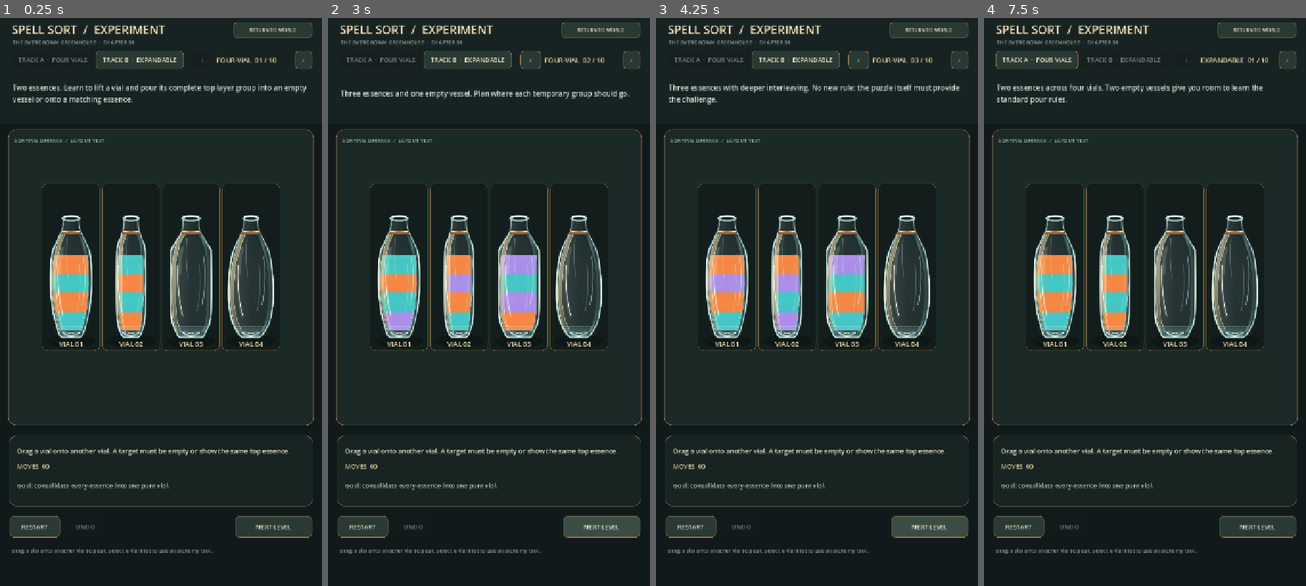
Above: before the commit, frames 1-4 (left to right).
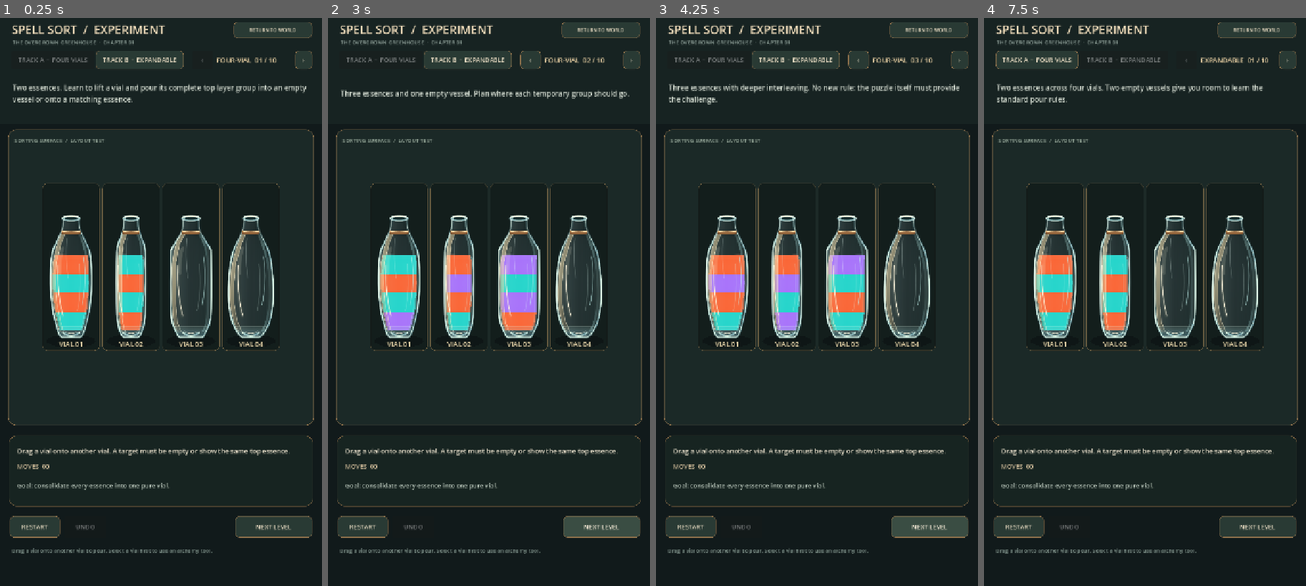
Above: after the commit, the same moments.

Repository: Kryodo/spell-sort-game
Game: Godot game, scene res://scenes/sorting_direction_prototype.tscn
Two runs of this game, one before a commit and one after it. Both use one fixed random seed, a clock stepped at 60 frames per second and the inputs below. This scene is started directly instead of the project's main scene.
Inputs:
- Up to frame 1 (0.25 s): no input
- Up to frame 2 (3 s): click "RESTART" at 0.5 s; click "RESTART" at 1.25 s; click "RESTART" at 2 s; click "NEXT LEVEL" at 2.75 s
- Up to frame 3 (4.25 s): click "NEXT LEVEL" at 3.5 s
- Up to frame 4 (7.5 s): click "TRACK B · EXPANDABLE" at 4.25 s; click "TRACK A · FOUR VIALS" at 5 s; click "›" at 5.75 s; click "‹" at 6.5 s; click "TRACK B · EXPANDABLE" at 7.25 s

The runs differ from the first frame. In frame 1, 1.7% of the frame differs, in the area x 17-44%, y 41-55%; in frame 2, 2.2%; in frame 3, 2.2%, in the area x 17-65%, y 41-55%; in frame 4, 1.7%.

Commit message:
Enrich alchemical essence color palette

Diff:
--- a/scripts/sorting_direction_prototype.gd
+++ b/scripts/sorting_direction_prototype.gd
@@ -7,13 +7,13 @@
 # A-G are the standard essences used by the expandable track. D is also the
 # Dusk result used by the alchemy transmutation levels.
 const PALETTE := {
-	"A": Color(0.24, 0.77, 0.76, 1.0), # Tide
-	"B": Color(0.96, 0.51, 0.24, 1.0), # Ember
-	"C": Color(0.66, 0.54, 0.91, 1.0), # Moon
-	"D": Color(0.48, 0.68, 0.52, 1.0), # Moss / Dusk result
-	"E": Color(0.91, 0.69, 0.32, 1.0), # Amber
-	"F": Color(0.46, 0.60, 0.91, 1.0), # Azure
-	"G": Color(0.80, 0.48, 0.72, 1.0)  # Violet
+	"A": Color(0.13, 0.83, 0.79, 1.0), # Tide — luminous turquoise
+	"B": Color(0.98, 0.39, 0.20, 1.0), # Ember — saturated coral orange
+	"C": Color(0.65, 0.44, 0.98, 1.0), # Moon — vivid amethyst
+	"D": Color(0.35, 0.79, 0.47, 1.0), # Moss / Dusk result — enchanted green
+	"E": Color(0.98, 0.69, 0.22, 1.0), # Amber — rich golden yellow
+	"F": Color(0.32, 0.60, 0.99, 1.0), # Azure — bright alchemical blue
+	"G": Color(0.89, 0.39, 0.78, 1.0)  # Violet — glowing orchid
 }
 
 const TRACK_A_LEVELS := [
